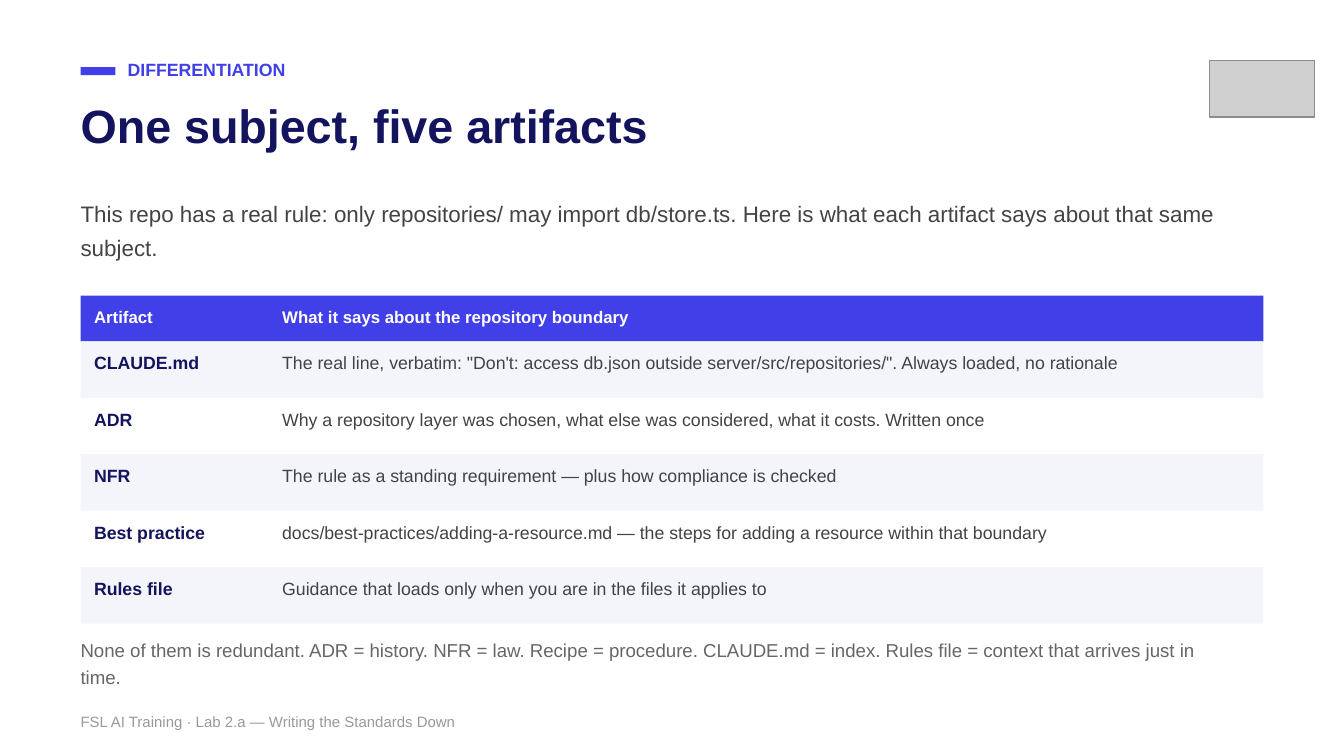
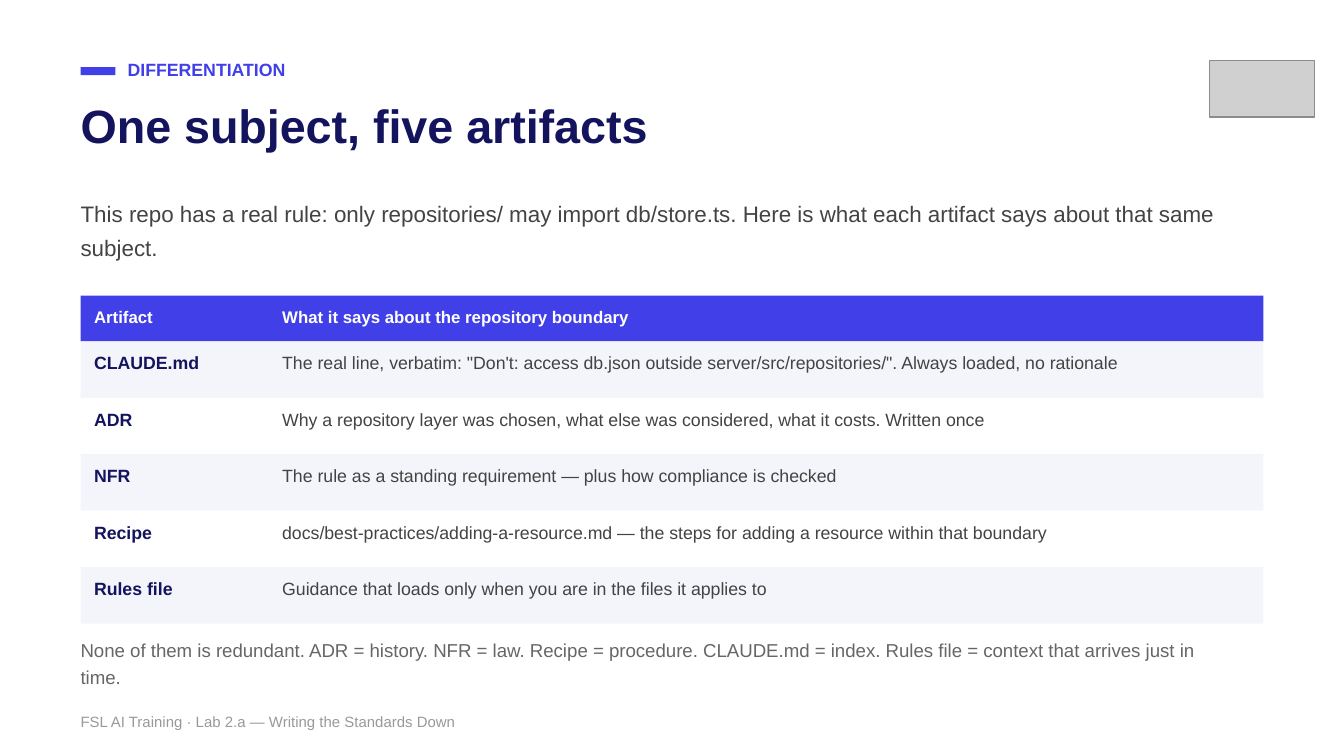
Before and after one commit to mike-tajmajer-fullstacklabs/fsl-taskboard-lab, a slide deck: slide 6 of docs/instructor/lab-2a-writing-the-standards-down.pptx (slide 7 before the commit). Drawn at 1344x756 pixels with LibreOffice and Linux fonts; fonts in the diff are those of the drawing; grey boxes stand for pictures. Boxes give left, top, right and bottom in pixels: in the first picture for what was removed or moved away, otherwise in the second. Text is boxed around its words. In the diff, an @@ line names an element or a change of style, - is before the commit and + after.

```diff
--- a/docs/instructor/lab-2a-writing-the-standards-down.pptx
+++ b/docs/instructor/lab-2a-writing-the-standards-down.pptx
@@ text at <box>94,526,152,543</box>: text changed @@
-Best practice
+Recipe
```
Also in this commit, not shown: 6 other slides changed, 1 slide added, 2 slides removed, 7 other files.
